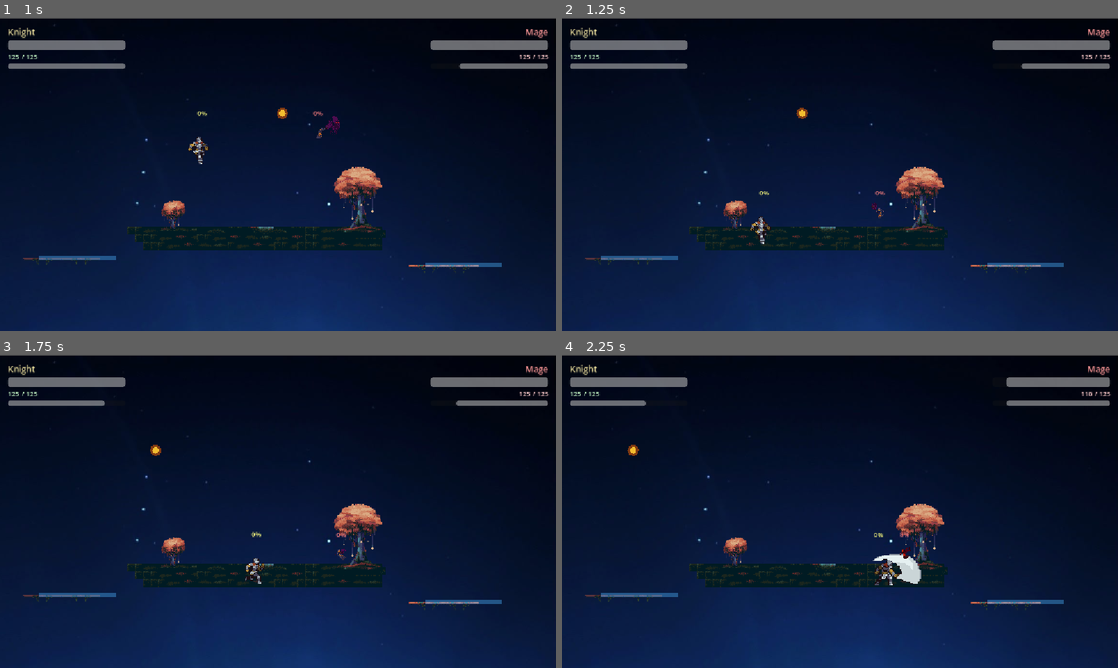
Above: before the commit, frames 1-4 (two rows, left to right).
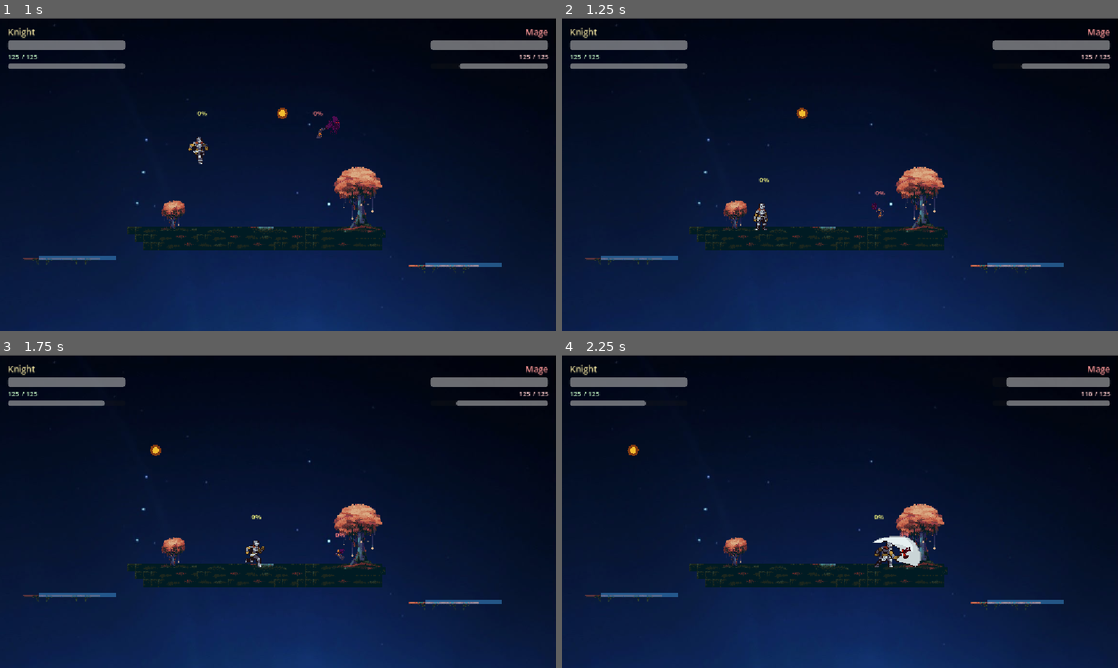
Above: after the commit, the same moments.

Repository: VanLeonardo/BouncyBrawl3000
Game: Godot game, scene res://scenes/ui/title_screen.tscn
The game is run twice, just before and just after one commit, with the same random seed, the same clock (stepped at 60 frames per second) and the same inputs.
Inputs:
- Up to frame 1 (1 s): click "Play Campaign" at 0.5 s
- Up to frame 2 (1.25 s): no input
- Up to frame 3 (1.75 s): hold Right (p1_right) from 1.28 s (still down); tap J (p1_attack) at 1.35 s; tap Space (p1_jump) at 1.52 s
- Up to frame 4 (2.25 s): keep holding Right (p1_right); tap J (p1_attack) at 2.1 s

Frame 1 is identical in both runs. In frame 2, 0.3% of the frame differs, in the area x 33-38%, y 51-73%; in frame 3, 0.4%; in frame 4, 1.0%, in the area x 55-65%, y 51-74%.

Commit message:
3.0

Diff:
--- a/bouncy-brawl-3000/scenes/entities/player.tscn
+++ b/bouncy-brawl-3000/scenes/entities/player.tscn
@@ -1,93 +1,13 @@
 [gd_scene format=3 uid="uid://de7q6l4sfdtrk"]
 
-[ext_resource type="Script" path="res://scenes/entities/player.gd" id="1_player"]
-[ext_resource type="Texture2D" path="res://Assets/knight/120x80_PNGSheets/_Idle.png" id="2_idle"]
-[ext_resource type="Texture2D" path="res://Assets/knight/120x80_PNGSheets/_Run.png" id="3_run"]
-[ext_resource type="Texture2D" path="res://Assets/knight/120x80_PNGSheets/_Attack.png" id="4_attack"]
-[ext_resource type="Texture2D" path="res://Assets/knight/120x80_PNGSheets/_Jump.png" id="5_jump"]
-[ext_resource type="Texture2D" path="res://Assets/knight/120x80_PNGSheets/_Fall.png" id="6_fall"]
-[ext_resource type="Texture2D" path="res://Assets/knight/120x80_PNGSheets/_Hit.png" id="7_hit"]
-[ext_resource type="Texture2D" path="res://Assets/knight/120x80_PNGSheets/_Death.png" id="8_death"]
-
-[sub_resource type="AtlasTexture" id="idle_0"]
-atlas = ExtResource("2_idle")
-region = Rect2(0, 0, 120, 80)
-
-[sub_resource type="AtlasTexture" id="idle_1"]
-atlas = ExtResource("2_idle")
-region = Rect2(120, 0, 120, 80)
-
-[sub_resource type="AtlasTexture" id="idle_2"]
-atlas = ExtResource("2_idle")
-region = Rect2(240, 0, 120, 80)
-
-[sub_resource type="AtlasTexture" id="idle_3"]
-atlas = ExtResource("2_idle")
-region = Rect2(360, 0, 120, 80)
-
-[sub_resource type="AtlasTexture" id="idle_4"]
-atlas = ExtResource("2_idle")
-region = Rect2(480, 0, 120, 80)
-
-[sub_resource type="AtlasTexture" id="idle_5"]
-atlas = ExtResource("2_idle")
-region = Rect2(600, 0, 120, 80)
-
-[sub_resource type="AtlasTexture" id="idle_6"]
-atlas = ExtResource("2_idle")
-region = Rect2(720, 0, 120, 80)
-
-[sub_resource type="AtlasTexture" id="idle_7"]
-atlas = ExtResource("2_idle")
-region = Rect2(840, 0, 120, 80)
-
-[sub_resource type="AtlasTexture" id="idle_8"]
-atlas = ExtResource("2_idle")
-region = Rect2(960, 0, 120, 80)
-
-[sub_resource type="AtlasTexture" id="idle_9"]
-atlas = ExtResource("2_idle")
-region = Rect2(1080, 0, 120, 80)
-
-[sub_resource type="AtlasTexture" id="run_0"]
-atlas = ExtResource("3_run")
-region = Rect2(0, 0, 120, 80)
-
-[sub_resource type="AtlasTexture" id="run_1"]
-atlas = ExtResource("3_run")
-region = Rect2(120, 0, 120, 80)
-
-[sub_resource type="AtlasTexture" id="run_2"]
-atlas = ExtResource("3_run")
-region = Rect2(240, 0, 120, 80)
-
-[sub_resource type="AtlasTexture" id="run_3"]
-atlas = ExtResource("3_run")
-region = Rect2(360, 0, 120, 80)
-
-[sub_resource type="AtlasTexture" id="run_4"]
-atlas = ExtResource("3_run")
-region = Rect2(480, 0, 120, 80)
-
-[sub_resource type="AtlasTexture" id="run_5"]
-atlas = ExtResource("3_run")
-region = Rect2(600, 0, 120, 80)
-
-[sub_resource type="AtlasTexture" id="run_6"]
-atlas = ExtResource("3_run")
-region = Rect2(720, 0, 120, 80)
-
-[sub_resource type="AtlasTexture" id="run_7"]
-atlas = ExtResource("3_run")
-region = Rect2(840, 0, 120, 80)
-
-[sub_resource type="AtlasTexture" id="run_8"]
-atlas = ExtResource("3_run")
-region = Rect2(960, 0, 120, 80)
-
-[sub_resource type="AtlasTexture" id="run_9"]
-atlas = ExtResource("3_run")
-region = Rect2(1080, 0, 120, 80)
+[ext_resource type="Script" uid="uid://r3y2dw1i2vyu" path="res://scenes/entities/player.gd" id="1_player"]
+[ext_resource type="Texture2D" uid="uid://bywm6e85preqo" path="res://Assets/knight/120x80_PNGSheets/_Idle.png" id="2_idle"]
+[ext_resource type="Texture2D" uid="uid://cmk72viyjgns5" path="res://Assets/knight/120x80_PNGSheets/_Run.png" id="3_run"]
+[ext_resource type="Texture2D" uid="uid://de0ekh5gevgpn" path="res://Assets/knight/120x80_PNGSheets/_Attack.png" id="4_attack"]
+[ext_resource type="Texture2D" uid="uid://pksw5bjxygs4" path="res://Assets/knight/120x80_PNGSheets/_Jump.png" id="5_jump"]
+[ext_resource type="Texture2D" uid="uid://dvrqsjnoyu32c" path="res://Assets/knight/120x80_PNGSheets/_Fall.png" id="6_fall"]
+[ext_resource type="Texture2D" uid="uid://bwngvx7bw2hsb" path="res://Assets/knight/120x80_PNGSheets/_Hit.png" id="7_hit"]
+[ext_resource type="Texture2D" uid="uid://jhm5bmhq563e" path="res://Assets/knight/120x80_PNGSheets/_Death.png" id="8_death"]
 
 [sub_resource type="AtlasTexture" id="attack_0"]
 atlas = ExtResource("4_attack")
@@ -105,6 +25,102 @@
 atlas = ExtResource("4_attack")
 region = Rect2(360, 0, 120, 80)
 
+[sub_resource type="AtlasTexture" id="death_0"]
+atlas = ExtResource("8_death")
+region = Rect2(0, 0, 120, 80)
+
+[sub_resource type="AtlasTexture" id="death_1"]
+atlas = ExtResource("8_death")
+region = Rect2(120, 0, 120, 80)
+
+[sub_resource type="AtlasTexture" id="death_2"]
+atlas = ExtResource("8_death")
+region = Rect2(240, 0, 120, 80)
+
+[sub_resource type="AtlasTexture" id="death_3"]
+atlas = ExtResource("8_death")
+region = Rect2(360, 0, 120, 80)
+
+[sub_resource type="AtlasTexture" id="death_4"]
+atlas = ExtResource("8_death")
+region = Rect2(480, 0, 120, 80)
+
+[sub_resource type="AtlasTexture" id="death_5"]
+atlas = ExtResource("8_death")
+region = Rect2(600, 0, 120, 80)
+
+[sub_resource type="AtlasTexture" id="death_6"]
+atlas = ExtResource("8_death")
+region = Rect2(720, 0, 120, 80)
+
+[sub_resource type="AtlasTexture" id="death_7"]
+atlas = ExtResource("8_death")
+region = Rect2(840, 0, 120, 80)
+
+[sub_resource type="AtlasTexture" id="death_8"]
+atlas = ExtResource("8_death")
+region = Rect2(960, 0, 120, 80)
+
+[sub_resource type="AtlasTexture" id="death_9"]
+atlas = ExtResource("8_death")
+region = Rect2(1080, 0, 120, 80)
+
+[sub_resource type="AtlasTexture" id="fall_0"]
+atlas = ExtResource("6_fall")
+region = Rect2(0, 0, 120, 80)
+
+[sub_resource type="AtlasTexture" id="fall_1"]
+atlas = ExtResource("6_fall")
+region = Rect2(120, 0, 120, 80)
+
+[sub_resource type="AtlasTexture" id="fall_2"]
+atlas = ExtResource("6_fall")
+region = Rect2(240, 0, 120, 80)
+
+[sub_resource type="AtlasTexture" id="hit_0"]
+atlas = ExtResource("7_hit")
+region = Rect2(0, 0, 120, 80)
+
+[sub_resource type="AtlasTexture" id="idle_0"]
+atlas = ExtResource("2_idle")
+region = Rect2(0, 0, 120, 80)
+
+[sub_resource type="AtlasTexture" id="idle_1"]
+atlas = ExtResource("2_idle")
+region = Rect2(120, 0, 120, 80)
+
+[sub_resource type="AtlasTexture" id="idle_2"]
+atlas = ExtResource("2_idle")
+region = Rect2(240, 0, 120, 80)
+
+[sub_resource type="AtlasTexture" id="idle_3"]
+atlas = ExtResource("2_idle")
+region = Rect2(360, 0, 120, 80)
+
+[sub_resource type="AtlasTexture" id="idle_4"]
+atlas = ExtResource("2_idle")
+region = Rect2(480, 0, 120, 80)
+
+[sub_resource type="AtlasTexture" id="idle_5"]
+atlas = ExtResource("2_idle")
+region = Rect2(600, 0, 120, 80)
+
+[sub_resource type="AtlasTexture" id="idle_6"]
+atlas = ExtResource("2_idle")
+region = Rect2(720, 0, 120, 80)
+
+[sub_resource type="AtlasTexture" id="idle_7"]
+atlas = ExtResource("2_idle")
+region = Rect2(840, 0, 120, 80)
+
+[sub_resource type="AtlasTexture" id="idle_8"]
+atlas = ExtResource("2_idle")
+region = Rect2(960, 0, 120, 80)
+
+[sub_resource type="AtlasTexture" id="idle_9"]
+atlas = ExtResource("2_idle")
+region = Rect2(1080, 0, 120, 80)
+
 [sub_resource type="AtlasTexture" id="jump_0"]
 atlas = ExtResource("5_jump")
 region = Rect2(0, 0, 120, 80)
@@ -117,66 +133,124 @@
 atlas = ExtResource("5_jump")
 region = Rect2(240, 0, 120, 80)
 
-[sub_resource type="AtlasTexture" id="fall_0"]
-atlas = ExtResource("6_fall")
-region = Rect2(0, 0, 120, 80)
-
-[sub_resource type="AtlasTexture" id="fall_1"]
-atlas = ExtResource("6_fall")
-region = Rect2(120, 0, 120, 80)
-
-[sub_resource type="AtlasTexture" id="fall_2"]
-atlas = ExtResource("6_fall")
-region = Rect2(240, 0, 120, 80)
-
-[sub_resource type="AtlasTexture" id="hit_0"]
-atlas = ExtResource("7_hit")
-region = Rect2(0, 0, 120, 80)
-
-[sub_resource type="AtlasTexture" id="death_0"]
-atlas = ExtResource("8_death")
-region = Rect2(0, 0, 120, 80)
-
-[sub_resource type="AtlasTexture" id="death_1"]
-atlas = ExtResource("8_death")
-region = Rect2(120, 0, 120, 80)
-
-[sub_resource type="AtlasTexture" id="death_2"]
-atlas = ExtResource("8_death")
-region = Rect2(240, 0, 120, 80)
-
-[sub_resource type="AtlasTexture" id="death_3"]
-atlas = ExtResource("8_death")
+[sub_resource type="AtlasTexture" id="run_0"]
+atlas = ExtResource("3_run")
+region = Rect2(0, 0, 120, 80)
+
+[sub_resource type="AtlasTexture" id="run_1"]
+atlas = ExtResource("3_run")
+region = Rect2(120, 0, 120, 80)
+
+[sub_resource type="AtlasTexture" id="run_2"]
+atlas = ExtResource("3_run")
+region = Rect2(240, 0, 120, 80)
+
+[sub_resource type="AtlasTexture" id="run_3"]
+atlas = ExtResource("3_run")
 region = Rect2(360, 0, 120, 80)
 
-[sub_resource type="AtlasTexture" id="death_4"]
-atlas = ExtResource("8_death")
+[sub_resource type="AtlasTexture" id="run_4"]
+atlas = ExtResource("3_run")
 region = Rect2(480, 0, 120, 80)
 
-[sub_resource type="AtlasTexture" id="death_5"]
-atlas = ExtResource("8_death")
+[sub_resource type="AtlasTexture" id="run_5"]
+atlas = ExtResource("3_run")
 region = Rect2(600, 0, 120, 80)
 
-[sub_resource type="AtlasTexture" id="death_6"]
-atlas = ExtResource("8_death")
+[sub_resource type="AtlasTexture" id="run_6"]
+atlas = ExtResource("3_run")
 region = Rect2(720, 0, 120, 80)
 
-[sub_resource type="AtlasTexture" id="death_7"]
-atlas = ExtResource("8_death")
+[sub_resource type="AtlasTexture" id="run_7"]
+atlas = ExtResource("3_run")
 region = Rect2(840, 0, 120, 80)
 
-[sub_resource type="AtlasTexture" id="death_8"]
-atlas = ExtResource("8_death")
+[sub_resource type="AtlasTexture" id="run_8"]
+atlas = ExtResource("3_run")
 region = Rect2(960, 0, 120, 80)
 
-[sub_resource type="AtlasTexture" id="death_9"]
-atlas = ExtResource("8_death")
+[sub_resource type="AtlasTexture" id="run_9"]
+atlas = ExtResource("3_run")
 region = Rect2(1080, 0, 120, 80)
 
 [sub_resource type="SpriteFrames" id="knight_frames"]
 animations = [{
 "frames": [{
 "duration": 1.0,
+"texture": SubResource("attack_0")
+}, {
+"duration": 1.0,
+"texture": SubResource("attack_1")
+}, {
+"duration": 1.0,
+"texture": SubResource("attack_2")
+}, {
+"duration": 1.0,
+"texture": SubResource("attack_3")
+}],
+"loop": 0,
+"name": &"attack",
+"speed": 12.0
+}, {
+"frames": [{
+"duration": 1.0,
+"texture": SubResource("death_0")
+}, {
+"duration": 1.0,
+"texture": SubResource("death_1")
+}, {
+"duration": 1.0,
+"texture": SubResource("death_2")
+}, {
+"duration": 1.0,
+"texture": SubResource("death_3")
+}, {
+"duration": 1.0,
+"texture": SubResource("death_4")
+}, {
+"duration": 1.0,
+"texture": SubResource("death_5")
+}, {
+"duration": 1.0,
+"texture": SubResource("death_6")
+}, {
+"duration": 1.0,
+"texture": SubResource("death_7")
+}, {
+"duration": 1.0,
+"texture": SubResource("death_8")
+}, {
+"duration": 1.0,
+"texture": SubResource("death_9")
+}],
+"loop": 0,
+"name": &"death",
+"speed": 10.0
+}, {
+"frames": [{
+"duration": 1.0,
+"texture": SubResource("fall_0")
+}, {
+"duration": 1.0,
+"texture": SubResource("fall_1")
+}, {
+"duration": 1.0,
+"texture": SubResource("fall_2")
+}],
+"loop": 1,
+"name": &"fall",
+"speed": 10.0
+}, {
+"frames": [{
+"duration": 1.0,
+"texture": SubResource("hit_0")
+}],
+"loop": 0,
+"name": &"hit",
+"speed": 10.0
+}, {
+"frames": [{
+"duration": 1.0,
 "texture": SubResource("idle_0")
 }, {
 "duration": 1.0,
@@ -206,12 +280,26 @@
 "duration": 1.0,
 "texture": SubResource("idle_9")
 }],
-"loop": true,
+"loop": 1,
 "name": &"idle",
 "speed": 10.0
 }, {
 "frames": [{
 "duration": 1.0,
+"texture": SubResource("jump_0")
+}, {
+"duration": 1.0,
+"texture": SubResource("jump_1")
+}, {
+"duration": 1.0,
+"texture": SubResource("jump_2")
+}],
+"loop": 0,
+"name": &"jump",
+"speed": 10.0
+}, {
+"frames": [{
+"duration": 1.0,
 "texture": SubResource("run_0")
 }, {
 "duration": 1.0,
@@ -241,97 +329,9 @@
 "duration": 1.0,
 "texture": SubResource("run_9")
 }],
-"loop": true,
+"loop": 1,
 "name": &"run",
 "speed": 12.0
-}, {
-"frames": [{
-"duration": 1.0,
-"texture": SubResource("attack_0")
-}, {
-"duration": 1.0,
-"texture": SubResource("attack_1")
-}, {
-"duration": 1.0,
-"texture": SubResource("attack_2")
-}, {
-"duration": 1.0,
-"texture": SubResource("attack_3")
-}],
-"loop": false,
-"name": &"attack",
-"speed": 12.0
-}, {
-"frames": [{
-"duration": 1.0,
-"texture": SubResource("jump_0")
-}, {
-"duration": 1.0,
-"texture": SubResource("jump_1")
-}, {
-"duration": 1.0,
-"texture": SubResource("jump_2")
-}],
-"loop": false,
-"name": &"jump",
-"speed": 10.0
-}, {
-"frames": [{
-"duration": 1.0,
-"texture": SubResource("fall_0")
-}, {
-"duration": 1.0,
-"texture": SubResource("fall_1")
-}, {
-"duration": 1.0,
-"texture": SubResource("fall_2")
-}],
-"loop": true,
-"name": &"fall",
-"speed": 10.0
-}, {
-"frames": [{
-"duration": 1.0,
-"texture": SubResource("hit_0")
-}],
-"loop": false,
-"name": &"hit",
-"speed": 10.0
-}, {
-"frames": [{
-"duration": 1.0,
-"texture": SubResource("death_0")
-}, {
-"duration": 1.0,
-"texture": SubResource("death_1")
-}, {
-"duration": 1.0,
-"texture": SubResource("death_2")
-}, {
-"duration": 1.0,
-"texture": SubResource("death_3")
-}, {
-"duration": 1.0,
-"texture": SubResource("death_4")
-}, {
-"duration": 1.0,
-"texture": SubResource("death_5")
-}, {
-"duration": 1.0,
-"texture": SubResource("death_6")
-}, {
-"duration": 1.0,
-"texture": SubResource("death_7")
-}, {
-"duration": 1.0,
-"texture": SubResource("death_8")
-}, {
-"duration": 1.0,
-"texture": SubResource("death_9")
-}],
-"loop": false,
-"name": &"death",
-"speed": 10.0
 }]
 
 [sub_resource type="RectangleShape2D" id="player_collision"]
@@ -340,38 +340,37 @@
 [sub_resource type="RectangleShape2D" id="attack_shape"]
 size = Vector2(30, 30)
 
-[node name="Player" type="CharacterBody2D"]
-collision_layer = 1
+[node name="Player" type="CharacterBody2D" unique_id=1531364103]
 collision_mask = 3
 script = ExtResource("1_player")
 
-[node name="Sprite" type="AnimatedSprite2D" parent="."]
+[node name="Sprite" type="AnimatedSprite2D" parent="." unique_id=697708485]
 texture_filter = 1
 position = Vector2(0, -10)
 scale = Vector2(1.5, 1.5)
 sprite_frames = SubResource("knight_frames")
 animation = &"idle"
 autoplay = "idle"
-
-[node name="CollisionShape" type="CollisionShape2D" parent="."]
-position = Vector2(0, -15)
+frame_progress = 0.6828729
+
+[node name="CollisionShape" type="CollisionShape2D" parent="." unique_id=125951338]
+position = Vector2(-7, 22)
 shape = SubResource("player_collision")
 
-[node name="AttackArea" type="Area2D" parent="."]
+[node name="AttackArea" type="Area2D" parent="." unique_id=643093402]
 position = Vector2(30, -15)
 collision_layer = 0
-collision_mask = 1
-
-[node name="AttackCollision" type="CollisionShape2D" parent="AttackArea"]
+
+[node name="AttackCollision" type="CollisionShape2D" parent="AttackArea" unique_id=1225073966]
 shape = SubResource("attack_shape")
 disabled = true
 
-[node name="KnockbackLabel" type="Label" parent="."]
+[node name="KnockbackLabel" type="Label" parent="." unique_id=833995408]
 offset_left = -30.0
 offset_top = -70.0
 offset_right = 30.0
 offset_bottom = -50.0
-horizontal_alignment = 1
 theme_override_colors/font_color = Color(1, 1, 0.5, 1)
 theme_override_font_sizes/font_size = 14
 text = "0%"
+horizontal_alignment = 1
--- a/bouncy-brawl-3000/scenes/levels/level_1.tscn
+++ b/bouncy-brawl-3000/scenes/levels/level_1.tscn
@@ -50,7 +50,7 @@
 10:8/0 = 0
 11:0/size_in_atlas = Vector2i(7, 10)
 11:0/0 = 0
-11:0/0/physics_layer_0/polygon_0/points = PackedVector2Array(-8, -8, 8, -8, 8, 8, -8, 8)
+11:0/0/physics_layer_0/polygon_0/points = PackedVector2Array(-39.942272, -7.86508, 42.40975, -7.86508, 37.975548, -2.4588547, -38.4001, -3.2385635)
 10:10/0 = 0
 0:9/size_in_atlas = Vector2i(10, 1)
 0:9/0 = 0
@@ -62,7 +62,7 @@
 0:5/0 = 0
 5:4/size_in_atlas = Vector2i(5, 1)
 5:4/0 = 0
-5:4/0/physics_layer_0/polygon_0/points = PackedVector2Array(-70.76019, -6.830139, -74.03865, 7.376541, 12.840652, 6.8301315, 48.903763, 7.376541, 70.760185, 7.9229507, 77.923996, 1.4519958, 75.677895, -6.830139, 57.099922, -8.469368, -1.3660278, -8)
+5:4/0/physics_layer_0/polygon_0/points = PackedVector2Array(-8, -8, 8, -8, 8, 8, -8, 8)
 
 [sub_resource type="TileSet" id="TileSet_wih8e"]
 physics_layer_0/collision_layer = 1
@@ -71,7 +71,7 @@
 [node name="Level1" type="Node2D" unique_id=2013580531]
 
 [node name="Screenshot20261114111304" type="Sprite2D" parent="." unique_id=1918730871]
-position = Vector2(577.2812, 324.98438)
+position = Vector2(580, 326)
 scale = Vector2(1.1766165, 1.2894834)
 texture = ExtResource("1_hbghi")
 
